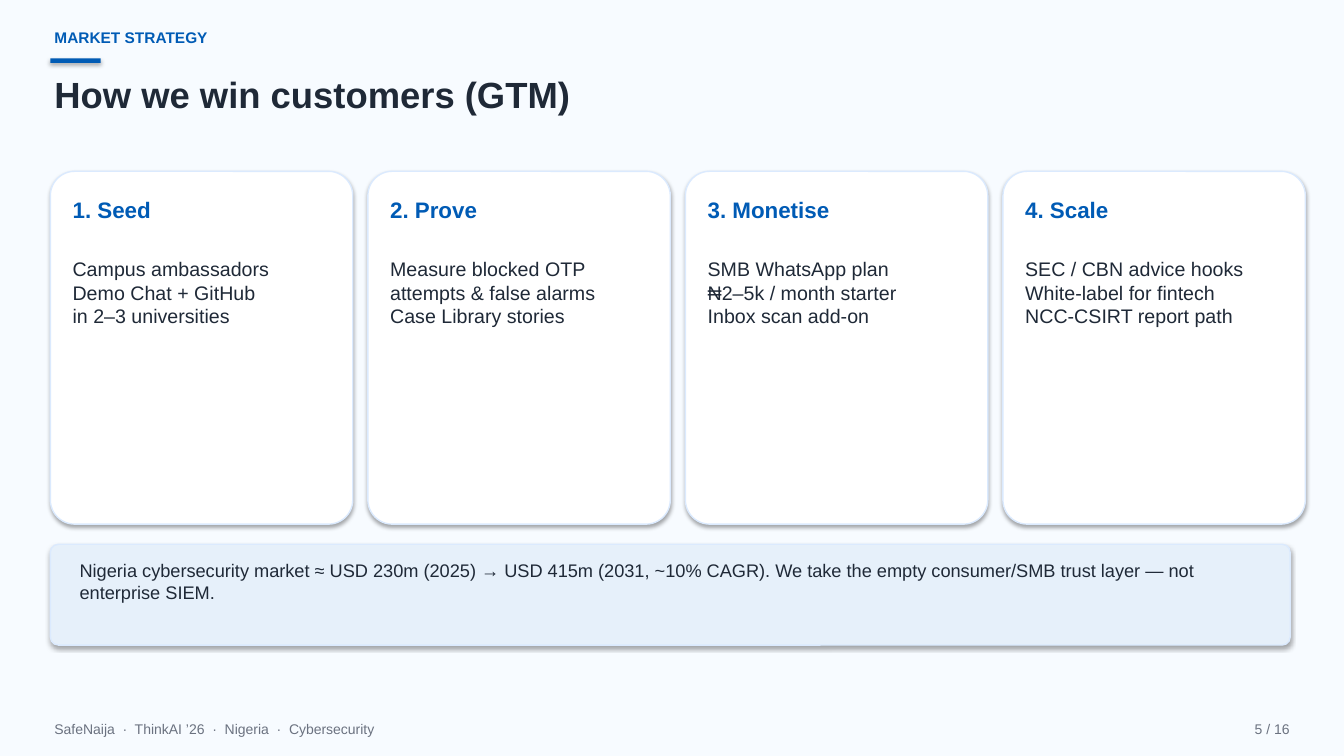
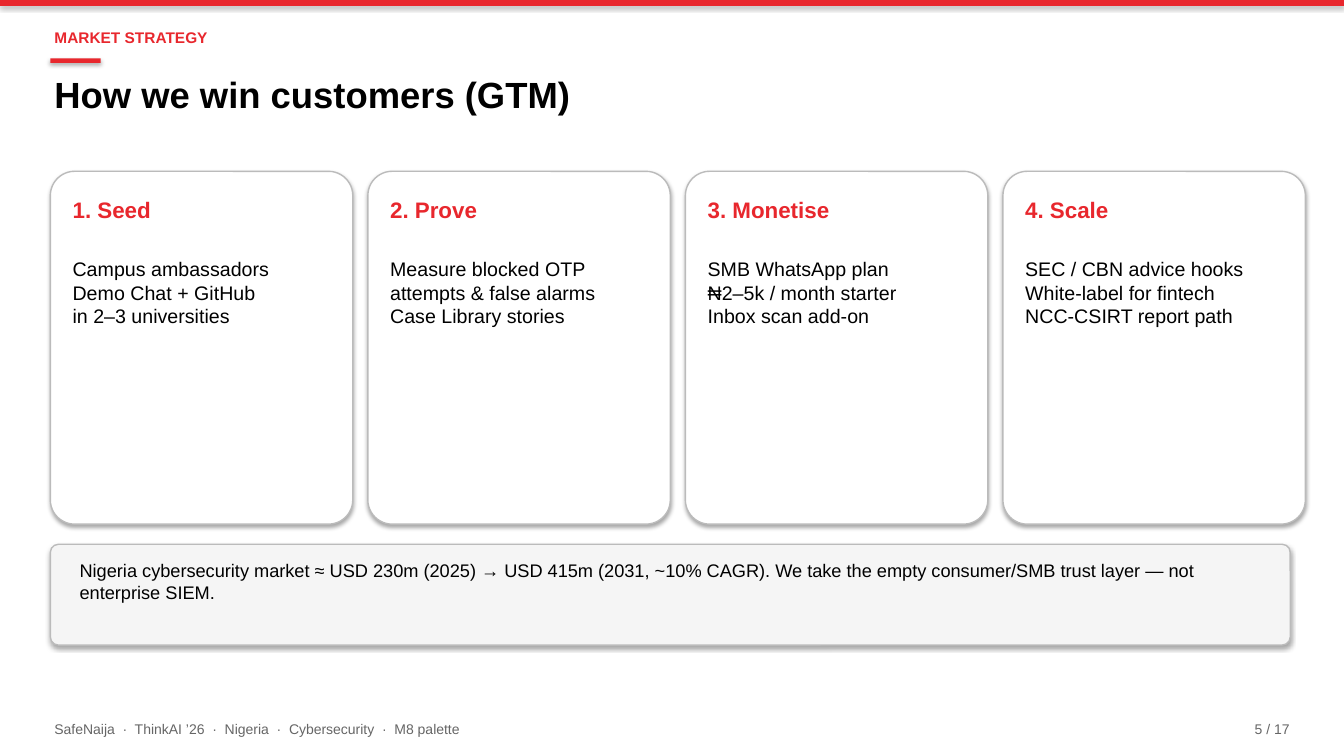
Before and after one commit to Shreeya1-pixel/SafeNajia, a slide deck: slide 5 of outputs/SafeNaija.pptx. Drawn at 1344x756 pixels with LibreOffice and Linux fonts; fonts in the diff are those of the drawing. Boxes give left, top, right and bottom in pixels: in the first picture for what was removed or moved away, otherwise in the second. Text is boxed around its words. In the diff, an @@ line names an element or a change of style, - is before the commit and + after.

```diff
--- a/outputs/SafeNaija.pptx
+++ b/outputs/SafeNaija.pptx
@@ rectangle at (0,0,1344,756): fill #F7FBFF to #FFFFFF @@
@@ rectangle added at (0,0,1344,6), fill #E8272D @@
@@ rectangle at (50,58,101,63): fill #005BB5 to #E8272D @@
@@ outline #DBEAFE 1 pt to #BBBBBB 1 pt in 4 elements at (50,171,353,524), (368,171,670,524), (686,171,988,524), (1003,171,1306,524) @@
@@ text colour #005BB5 to #E8272D in 5 elements at (54,32,208,43), (73,201,150,219), (390,202,477,219), (708,201,829,219), (1025,201,1108,219) @@
@@ rounded rectangle at (50,544,1291,645): fill #E6F0FA to #F5F5F5; outline #DBEAFE 1 pt to #BBBBBB 1 pt @@
@@ text colour #1F2937 to #000000 in 6 elements at (54,81,570,116), (73,261,269,324), (390,261,595,327), (708,261,897,324), (1025,261,1243,327), (80,563,1194,603) @@
@@ text at (54,724,460,737): text changed; text colour #6B7280 to #666666 @@
-SafeNaija · ThinkAI ’26 · Nigeria · Cybersecurity
+SafeNaija · ThinkAI ’26 · Nigeria · Cybersecurity · M8 palette
@@ text at (1255,724,1290,734): text changed; text colour #6B7280 to #666666 @@
-5 / 16
+5 / 17
```
Also in this commit, not shown: 15 other slides changed, 1 slide added, 3 other files.
